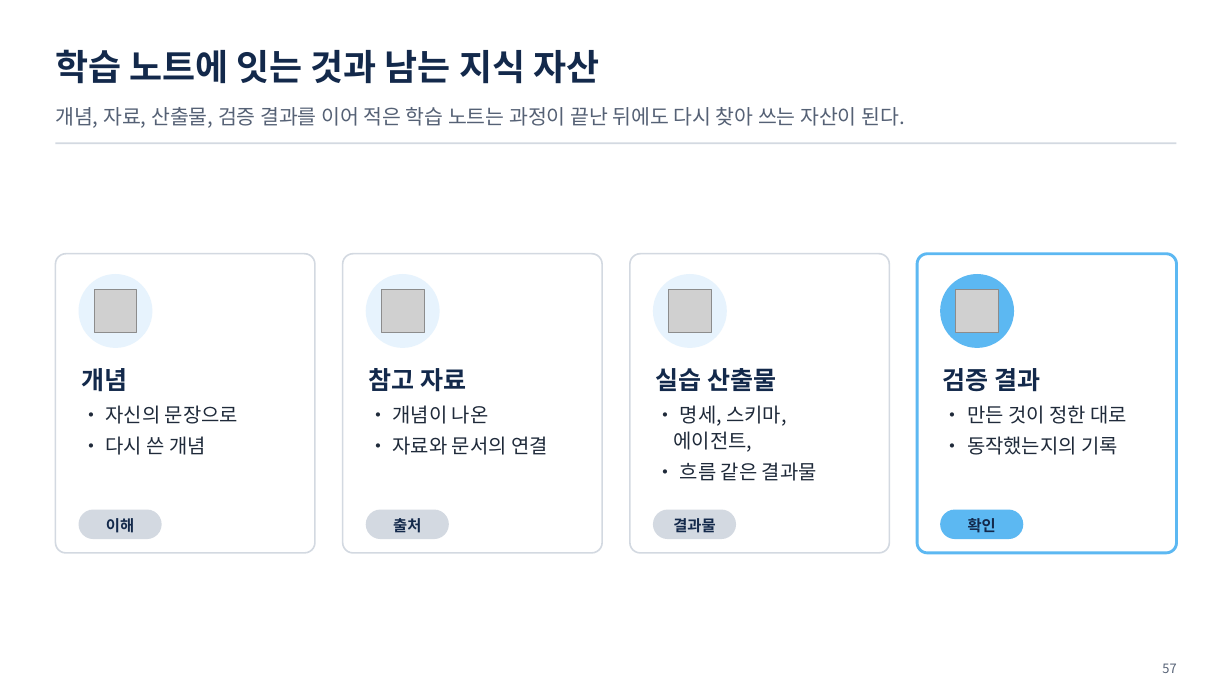
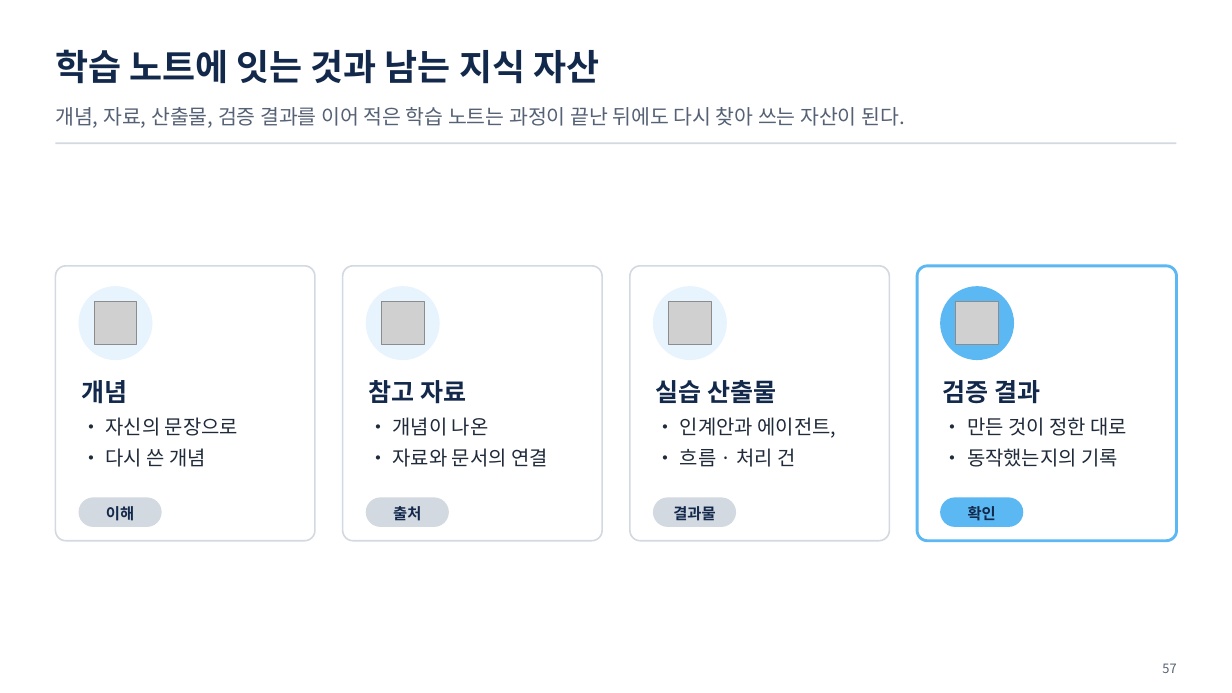
Before and after one commit to uengine-oss/hyd-iot-edu, a slide deck: slide 57 of 산출물/통합반/이론/11회차/통합반_11일차.pptx. Drawn at 1232x693 pixels with LibreOffice and Linux fonts; fonts in the diff are those of the drawing; grey boxes stand for pictures. Boxes give left, top, right and bottom in pixels: in the first picture for what was removed or moved away, otherwise in the second. Text is boxed around its words. In the diff, an @@ line names an element or a change of style, - is before the commit and + after.

Commit message:
온라인 마지막 회차 교재를 교대 인수인계로 갱신

```diff
--- a/산출물/통합반/이론/11회차/통합반_11일차.pptx
+++ b/산출물/통합반/이론/11회차/통합반_11일차.pptx
@@ rounded rectangle: place and size @@
-rounded rectangle at [55,254,315,554]
+rounded rectangle at [55,266,315,542]
@@ rounded rectangle: place and size @@
-rounded rectangle at [343,254,603,554]
+rounded rectangle at [343,266,603,542]
@@ rounded rectangle: place and size @@
-rounded rectangle at [630,254,890,554]
+rounded rectangle at [630,266,890,542]
@@ rounded rectangle: place and size @@
-rounded rectangle at [917,254,1177,554]
+rounded rectangle at [917,266,1177,542]
@@ 4 pictures, 4 ellipses: place and size @@
-4 pictures, 4 ellipses at [79,274,1014,348]
+4 pictures, 4 ellipses at [79,287,1014,360]
@@ text "개념": place and size @@
-text "개념" at [81,368,238,455]
+text "개념" at [81,380,238,467]
@@ text "참고 자료": place and size @@
-text "참고 자료" at [368,368,548,455]
+text "참고 자료" at [368,380,548,467]
@@ text "실습 산출물": place and size @@
-text "실습 산출물" at [656,368,817,481]
+text "실습 산출물" at [656,380,836,467]
@@ text "검증 결과": place and size @@
-text "검증 결과" at [943,368,1127,455]
+text "검증 결과" at [943,380,1127,467]
@@ text at [680,417,836,467]: text changed @@
-• 명세, 스키마, 에이전트,
-• 흐름 같은 결과물
+• 인계안과 에이전트,
+• 흐름 · 처리 건
@@ 4 texts, 4 rounded rectangles: place and size @@
-4 texts, 4 rounded rectangles at [79,509,1023,539]
+4 texts, 4 rounded rectangles at [79,497,1023,527]
```
Also in this commit, not shown: 9 other slides changed, 2 slides added, 2 slides removed, 31 other files.
